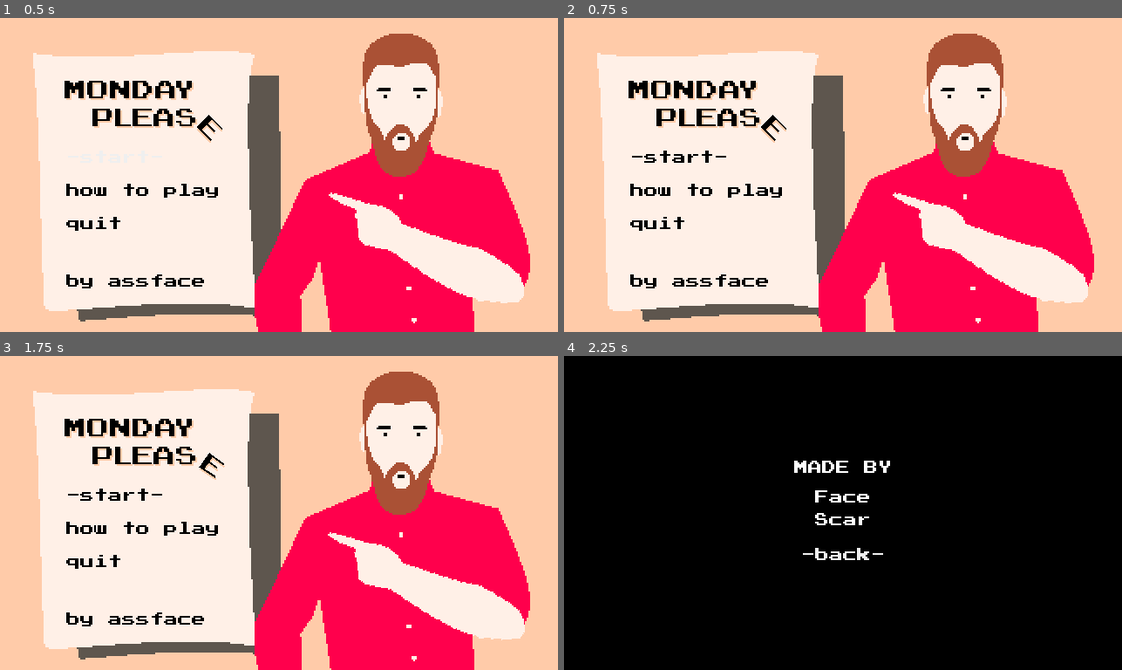
Above: before the commit, frames 1-4 (two rows, left to right).
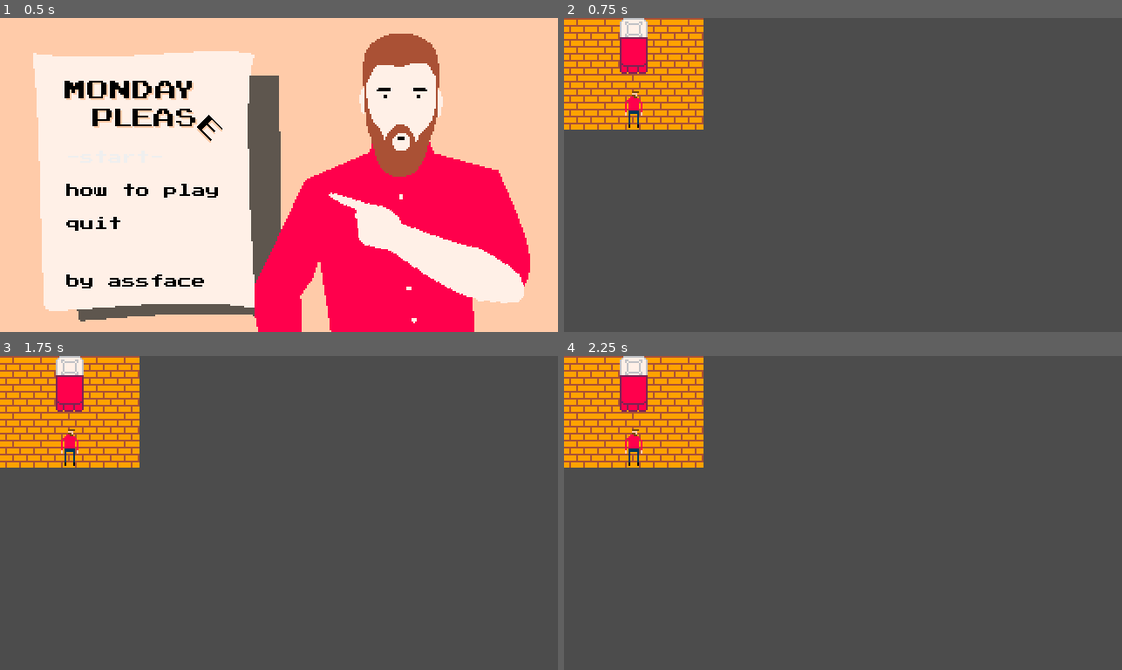
Above: after the commit, the same moments.

Repository: qhoang85/LD47
Game: Godot game, scene res://menus/start_menu.tscn
The game is run twice, just before and just after one commit, with the same random seed, the same clock (stepped at 60 frames per second) and the same inputs. Before the commit the project has no main scene; this scene is started directly in both runs.
Inputs (mouse positions are in pixels of both pictures, inside the frame that each line leads up to):
- Up to frame 1 (0.5 s): no input
- Up to frame 2 (0.75 s): click "-start-" at 0.5 s
- Up to frame 3 (1.75 s): click (145, 494) at 1.25 s, where only the run before the commit has a clickable "-start-"
- Up to frame 4 (2.25 s): click (709, 619) at 2 s, where only the run before the commit has a clickable "by assface"

Frame 1 is identical in both runs. In frame 2, 96% of the frame differs, in the area x 0-100%, y 0-100%; in frame 3, 96%; in frame 4, 100%.

Commit message:
Start scenes.

Diff:
--- a/menus/start_menu.gd
+++ b/menus/start_menu.gd
@@ -21,6 +21,7 @@
 func _on_Start_pressed():
 	player_stats.reset_stats()
 	sfx.play("click", 1, -5)
+	get_tree().change_scene("res://scenes/bedroom.tscn")
 
 
 func _on_HowTo_pressed():
--- a/project.godot
+++ b/project.godot
@@ -21,6 +21,7 @@
 [application]
 
 config/name="LD47"
+run/main_scene="res://menus/start_menu.tscn"
 config/icon="res://icon.png"
 
 [autoload]
